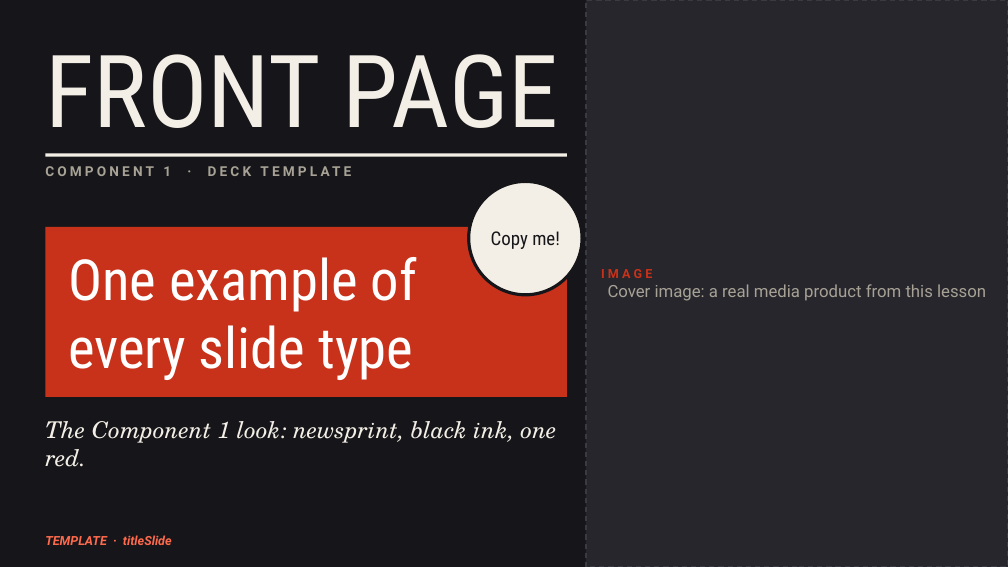
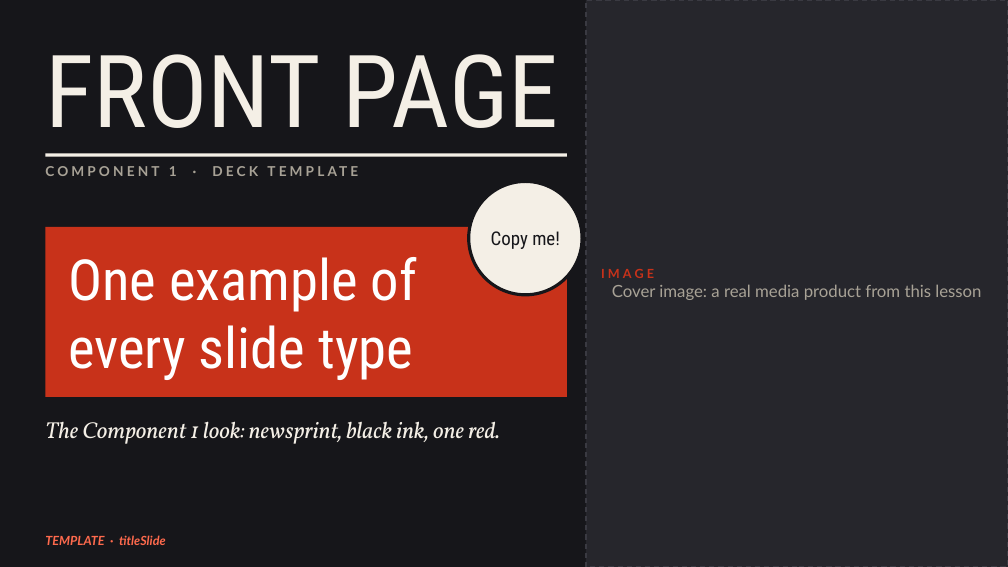
Before and after one commit to OGAComputing/interactive, a slide deck: slide 1 of _presentations/Y10_BTEC_CDM/C1_Deck_Template.pptx. Drawn at 1008x567 pixels with LibreOffice and Linux fonts; fonts in the diff are those of the drawing. Boxes give left, top, right and bottom in pixels: in the first picture for what was removed or moved away, otherwise in the second. Text is boxed around its words. In the diff, an @@ line names an element or a change of style, - is before the commit and + after.

```diff
--- a/_presentations/Y10_BTEC_CDM/C1_Deck_Template.pptx
+++ b/_presentations/Y10_BTEC_CDM/C1_Deck_Template.pptx
@@ text "The Component 1 look: newsprint, ..." at (45,421,500,444): font TeX Gyre Schola to Vollkorn @@
@@ font Roboto to Lato in 3 elements at (601,269,981,300), (45,166,177,176), (45,535,166,545) @@
```
Also in this commit, not shown: 16 other slides changed, 1 slide added, 42 other files.
